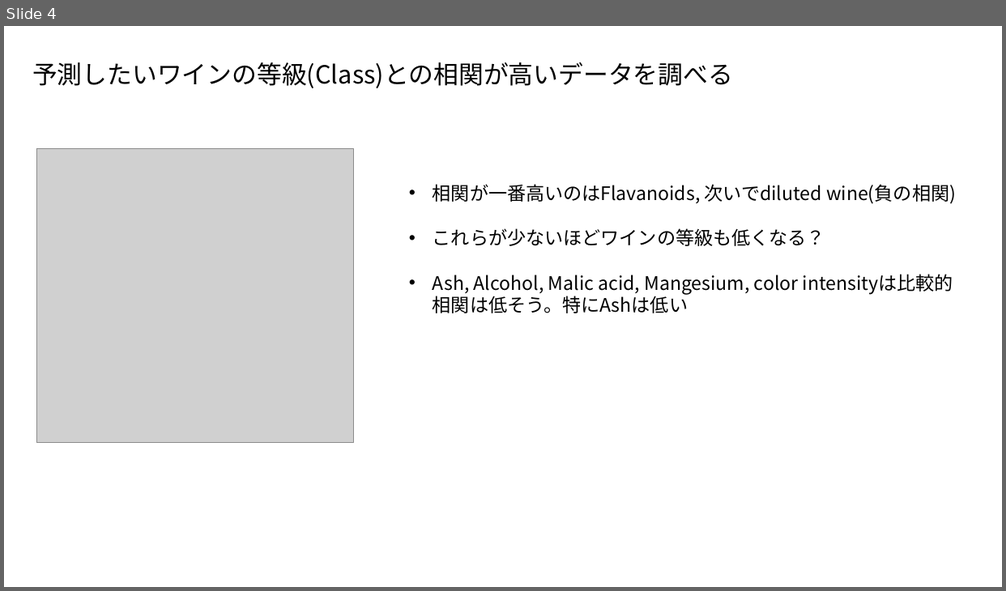
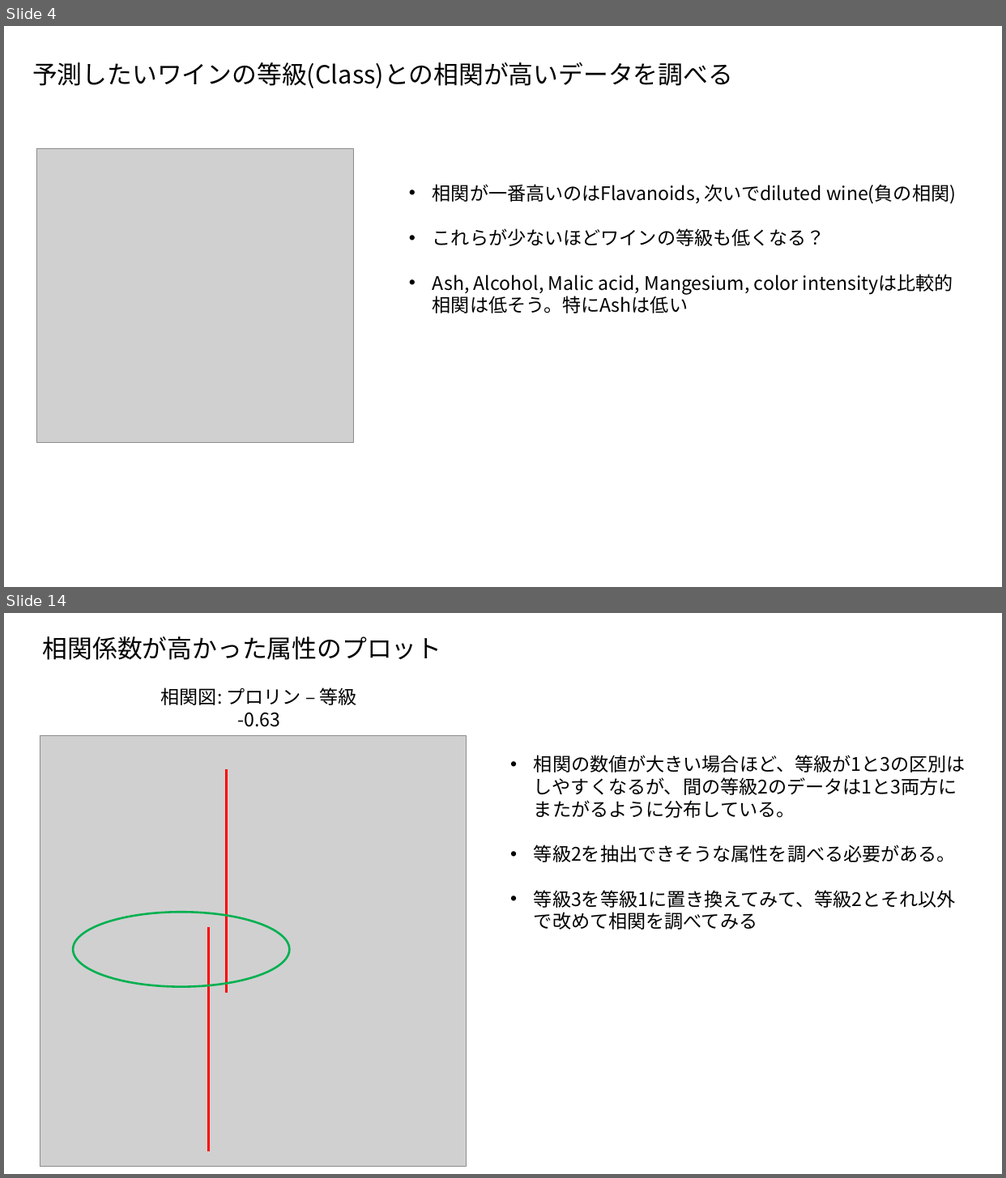
Before and after one commit to ShisatoYano/PythonPrograms, a slide deck: Analysis_Origine_Wine/Report.pptx. Shown one above the other, each under a label of ours: slide 4 before the commit, slides 4 and 14 after it; the slides between them are not shown. The pictures are 1006x591 and 1006x1178 pixels, drawn with LibreOffice and Linux fonts; fonts in the diff are those of the drawing; grey boxes stand for pictures. Boxes give left, top, right and bottom in pixels: in the first picture for what was removed or moved away, otherwise in the second. Text is boxed around its words. In the diff, an @@ line names an element or a change of style, - is before the commit and + after.

```diff
--- a/Analysis_Origine_Wine/Report.pptx
+++ b/Analysis_Origine_Wine/Report.pptx
@@ slide 14 added at (4,613,1002,1174), background #FFFFFF @@
@@ text added at (43,636,442,660), 24 pt, text #000000 @@
+相関係数が高かった属性のプロット
@@ text added at (161,688,357,727), 18 pt, text #000000 @@
+相関図: プロリン – 等級
+-0.63
@@ picture added at (40,736,466,1167) @@
@@ text added at (534,755,965,908), 18 pt, text #000000 @@
+• 相関の数値が大きい場合ほど、等級が1と3の区別はしやすくなるが、間の等級2のデータは1と3両方にまたがるように分布している。
+• 等級2を抽出できそうな属性を調べる必要がある。
+• 等級3を等級1に置き換えてみて、等級2とそれ以外で改めて相関を調べてみる
@@ line added from (226, 769) to (226, 994), #FF0000 2 pt @@
@@ ellipse added at (73,913,289,987), outline #00B050 2 pt @@
@@ line added from (208, 927) to (208, 1152), #FF0000 2 pt @@
```
Also in this commit, not shown: 23 other slides added, 7 other files.
